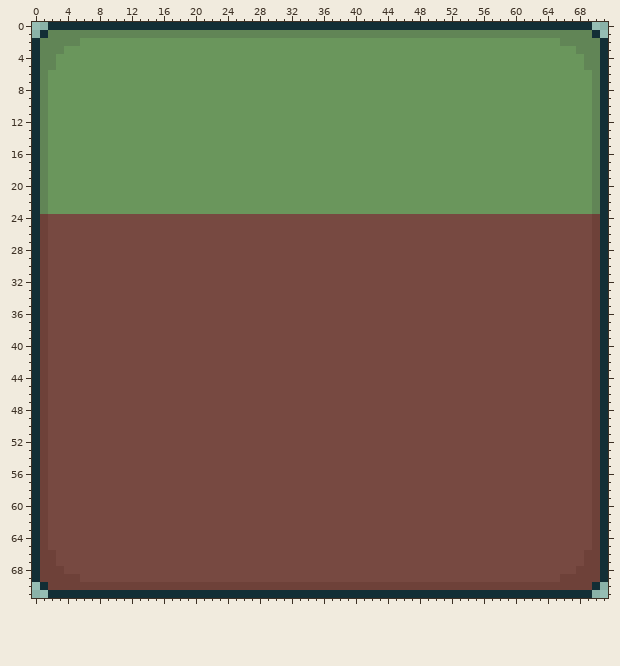
Two states of a sprite sheet, Frogger/Assets/Sprites/GroundTileset.png. That is the earlier state.
The file is 72x72 pixels.
And afterwards:
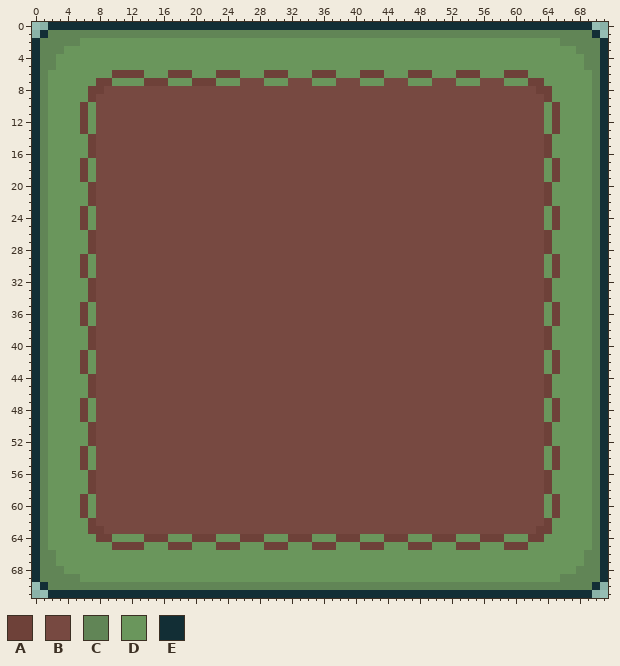
Palette (. is transparent): A #6e4139  B #774941  C #618556  D #6a965c  E #122e35
From old to new:
Changed rows in their new state; - is an unchanged pixel.
first column x 1:
 6 ---------AAAA---AAA---AAA---AAA---AAA---AAA---AAA---AAA---AAA---------
 7 -------AA----AAA---AAA---BBB---BBB---BBB---BBB---BBB---BBB---AA-------
 8 ------AABBBBBBBBBBBBBBBBBBBBBBBBBBBBBBBBBBBBBBBBBBBBBBBBBBBBBBAA------
 9 ------ABBBBBBBBBBBBBBBBBBBBBBBBBBBBBBBBBBBBBBBBBBBBBBBBBBBBBBBBA------
10 -----A-BBBBBBBBBBBBBBBBBBBBBBBBBBBBBBBBBBBBBBBBBBBBBBBBBBBBBBBB-A-----
11 -----A-BBBBBBBBBBBBBBBBBBBBBBBBBBBBBBBBBBBBBBBBBBBBBBBBBBBBBBBB-A-----
12 -----A-BBBBBBBBBBBBBBBBBBBBBBBBBBBBBBBBBBBBBBBBBBBBBBBBBBBBBBBB-A-----
13 -----A-BBBBBBBBBBBBBBBBBBBBBBBBBBBBBBBBBBBBBBBBBBBBBBBBBBBBBBBB-A-----
14 ------ABBBBBBBBBBBBBBBBBBBBBBBBBBBBBBBBBBBBBBBBBBBBBBBBBBBBBBBBA------
15 ------ABBBBBBBBBBBBBBBBBBBBBBBBBBBBBBBBBBBBBBBBBBBBBBBBBBBBBBBBA------
16 ------ABBBBBBBBBBBBBBBBBBBBBBBBBBBBBBBBBBBBBBBBBBBBBBBBBBBBBBBBA------
17 -----A-BBBBBBBBBBBBBBBBBBBBBBBBBBBBBBBBBBBBBBBBBBBBBBBBBBBBBBBB-A-----
18 -----A-BBBBBBBBBBBBBBBBBBBBBBBBBBBBBBBBBBBBBBBBBBBBBBBBBBBBBBBB-A-----
19 -----A-BBBBBBBBBBBBBBBBBBBBBBBBBBBBBBBBBBBBBBBBBBBBBBBBBBBBBBBB-A-----
20 ------ABBBBBBBBBBBBBBBBBBBBBBBBBBBBBBBBBBBBBBBBBBBBBBBBBBBBBBBBA------
21 ------ABBBBBBBBBBBBBBBBBBBBBBBBBBBBBBBBBBBBBBBBBBBBBBBBBBBBBBBBA------
22 ------ABBBBBBBBBBBBBBBBBBBBBBBBBBBBBBBBBBBBBBBBBBBBBBBBBBBBBBBBA------
23 -----A-BBBBBBBBBBBBBBBBBBBBBBBBBBBBBBBBBBBBBBBBBBBBBBBBBBBBBBBB-A-----
24 CDDDDAD--------------------------------------------------------DADDDDC
25 CDDDDAD--------------------------------------------------------DADDDDC
26 CDDDDDA--------------------------------------------------------ADDDDDC
27 CDDDDDA--------------------------------------------------------ADDDDDC
28 CDDDDDA--------------------------------------------------------ADDDDDC
29 CDDDDAD--------------------------------------------------------DADDDDC
30 CDDDDAD--------------------------------------------------------DADDDDC
31 CDDDDAD--------------------------------------------------------DADDDDC
32 CDDDDDA--------------------------------------------------------ADDDDDC
33 CDDDDDA--------------------------------------------------------ADDDDDC
34 CDDDDDA--------------------------------------------------------ADDDDDC
35 CDDDDAD--------------------------------------------------------DADDDDC
36 CDDDDAD--------------------------------------------------------DADDDDC
37 CDDDDAD--------------------------------------------------------DADDDDC
38 CDDDDDA--------------------------------------------------------ADDDDDC
39 CDDDDDA--------------------------------------------------------ADDDDDC
40 CDDDDDA--------------------------------------------------------ADDDDDC
41 CDDDDAD--------------------------------------------------------DADDDDC
42 CDDDDAD--------------------------------------------------------DADDDDC
43 CDDDDAD--------------------------------------------------------DADDDDC
44 CDDDDDA--------------------------------------------------------ADDDDDC
45 CDDDDDA--------------------------------------------------------ADDDDDC
46 CDDDDDA--------------------------------------------------------ADDDDDC
47 CDDDDAD--------------------------------------------------------DADDDDC
48 CDDDDAD--------------------------------------------------------DADDDDC
49 CDDDDAD--------------------------------------------------------DADDDDC
50 CDDDDDA--------------------------------------------------------ADDDDDC
51 CDDDDDA--------------------------------------------------------ADDDDDC
52 CDDDDDA--------------------------------------------------------ADDDDDC
53 CDDDDAD--------------------------------------------------------DADDDDC
54 CDDDDAD--------------------------------------------------------DADDDDC
55 CDDDDAD--------------------------------------------------------DADDDDC
56 CDDDDDA--------------------------------------------------------ADDDDDC
57 CDDDDDA--------------------------------------------------------ADDDDDC
58 CDDDDDA--------------------------------------------------------ADDDDDC
59 CDDDDAD--------------------------------------------------------DADDDDC
60 CDDDDAD--------------------------------------------------------DADDDDC
61 CDDDDAD--------------------------------------------------------DADDDDC
62 CDDDDDA--------------------------------------------------------ADDDDDC
63 CDDDDDAA------------------------------------------------------AADDDDDC
64 CDDDDDDAADDDDAAADDDAAADDDAAADDDAAADDDAAADDDAAADDDAAADDDAAADDDAADDDDDDC
65 CDDDDDDDDAAAADDDAAADDDAAADDDAAADDDAAADDDAAADDDAAADDDAAADDDAAADDDDDDDDC
66 CCDDDDDDDDDDDDDDDDDDDDDDDDDDDDDDDDDDDDDDDDDDDDDDDDDDDDDDDDDDDDDDDDDDCC
67 CCDDDDDDDDDDDDDDDDDDDDDDDDDDDDDDDDDDDDDDDDDDDDDDDDDDDDDDDDDDDDDDDDDDCC
68 CCCDDDDDDDDDDDDDDDDDDDDDDDDDDDDDDDDDDDDDDDDDDDDDDDDDDDDDDDDDDDDDDDDCCC
69 CCCCCDDDDDDDDDDDDDDDDDDDDDDDDDDDDDDDDDDDDDDDDDDDDDDDDDDDDDDDDDDDDCCCCC
70 -CCCCCCCCCCCCCCCCCCCCCCCCCCCCCCCCCCCCCCCCCCCCCCCCCCCCCCCCCCCCCCCCCCCC-
Where, in picture pixels (left, top, right, bottom), the same in both pictures:
changed: (40, 70, 600, 590)
